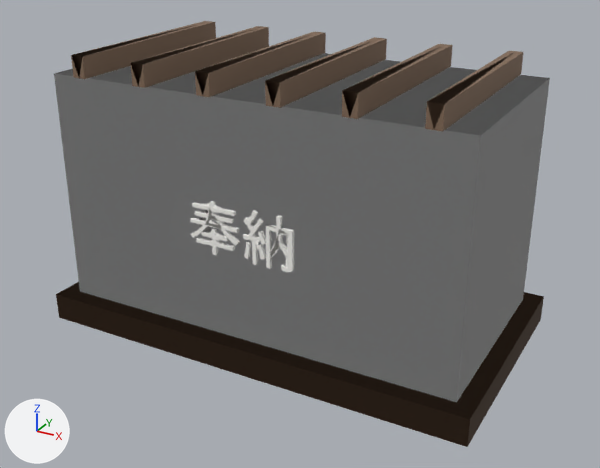
The glTF model uminagi-assets/glb/saisen_box.glb, before and after one commit.
Before and after are seen from a 50 mm camera at (1.079, -1.958, 1.262) aimed at (0.023, -0.038, 0.303). Arrows for +X, +Y and +Z are at lower left; the lights stay in place. The first picture is the older version. Vertices at exactly the same position are counted once.

The scene before the commit, as lines of its bpy script (objects in view):
```python
me_saisen_box_body = bpy.data.meshes.new('saisen_box_body')
me_saisen_box_body.from_pydata(...)  # 388 vertices, 736 faces; spans x -1.0..1.0, y -0.54..0.54, z -0.62..0.62
# faces by material slot: [12, 84, 640]
me_saisen_box_body.materials.append(mat_wood_dark)  # white #ffffff
me_saisen_box_body.materials.append(mat_wood_frame)  # brown #816955
me_saisen_box_body.materials.append(mat_ink_white)  # white #f9f8f3
me_saisen_box_lod1 = bpy.data.meshes.new('saisen_box_lod1')
me_saisen_box_lod1.from_pydata(...)  # 130 vertices, 218 faces; spans x -1.0..1.0, y -0.54..0.54, z -0.62..0.62
# faces by material slot: [12, 60, 146]
me_saisen_box_lod1.materials.append(mat_wood_dark)  # white #ffffff
me_saisen_box_lod1.materials.append(mat_wood_frame)  # brown #816955
me_saisen_box_lod1.materials.append(mat_ink_white)  # white #f9f8f3
ob_saisen_box_body = bpy.data.objects.new('saisen_box_body', me_saisen_box_body)
ob_saisen_box_body.parent = ob_saisen_box
ob_saisen_box_body.location = (0.0, 0.0, 0.405)
ob_saisen_box_body.scale = (0.65, 0.65, 0.65)
ob_saisen_box_lod1 = bpy.data.objects.new('saisen_box_lod1', me_saisen_box_lod1)
ob_saisen_box_lod1.parent = ob_saisen_box
ob_saisen_box_lod1.location = (0.0, 0.0, 0.405)
ob_saisen_box_lod1.scale = (0.65, 0.65, 0.65)
```
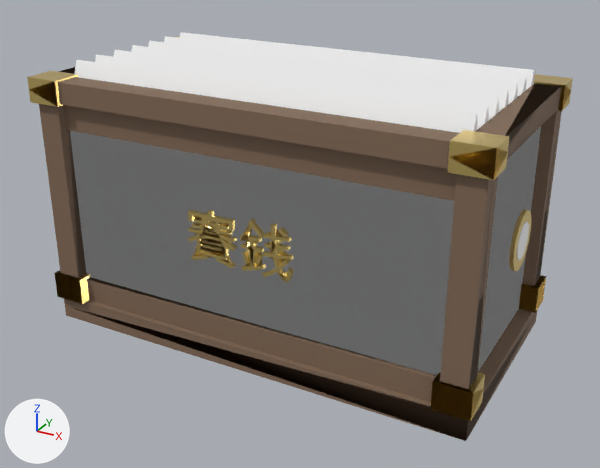
What changed in the scene script:
```text
Change me_saisen_box_body:
    used by ob_saisen_box_body; parent = ob_saisen_box; location = (0.0, 0.0, 0.405); scale = (0.65, 0.65, 0.65)
    remove me_saisen_box_body.from_pydata(...)  # 388 vertices, 736 faces; spans x -1.0..1.0, y -0.54..0.54, z -0.62..0.62
    add me_saisen_box_body.from_pydata(...)  # 758 vertices, 1408 faces; spans x -0.65..0.65, y -0.35..0.35, z 0.0..0.78
    me_saisen_box_body part 1: a new loose piece, a box spanning x -0.64..0.64, y -0.33..0.33, z 0.0..0.07, in mat_wood_frame (brown #816955)
    me_saisen_box_body part 2: a new loose piece, a box spanning x -0.635..-0.565, y -0.335..-0.265, z 0.07..0.68, in mat_wood_frame (brown #816955)
    me_saisen_box_body part 3: a new loose piece, a box spanning x 0.565..0.635, y -0.335..-0.265, z 0.07..0.68, in mat_wood_frame (brown #816955)
    me_saisen_box_body part 4: a new loose piece, a box spanning x 0.565..0.635, y 0.265..0.335, z 0.07..0.68, in mat_wood_frame (brown #816955)
    me_saisen_box_body part 5: a new loose piece, a box spanning x -0.6..0.6, y -0.315..-0.29, z 0.07..0.14, in mat_wood_frame (brown #816955)
    me_saisen_box_body part 6: a new loose piece, a box spanning x -0.6..0.6, y -0.315..-0.29, z 0.6..0.68, in mat_wood_frame (brown #816955)
    me_saisen_box_body part 7: a new loose piece, a box spanning x -0.6..0.6, y -0.3..0.3, z 0.07..0.68, in mat_wood_dark (white #ffffff)
    me_saisen_box_body part 8: a new loose piece, a 16-sided cylinder along x spanning x 0.635..0.647, y -0.05..0.05, z 0.35..0.45, in mat_wood_dark (white #ffffff)
    me_saisen_box_body part 9: a new loose piece, a box spanning x -0.65..-0.55, y -0.35..-0.26, z 0.675..0.745, in mat_gold (yellow #f9dd89)
    me_saisen_box_body part 10: a new loose piece, a box spanning x -0.65..-0.55, y -0.345..-0.255, z 0.07..0.15, in mat_gold (yellow #f9dd89)
    me_saisen_box_body part 11: a new loose piece, a box spanning x 0.55..0.65, y -0.35..-0.26, z 0.675..0.745, in mat_gold (yellow #f9dd89)
    me_saisen_box_body part 12: a new loose piece, a box spanning x 0.55..0.65, y -0.345..-0.255, z 0.07..0.15, in mat_gold (yellow #f9dd89)
    me_saisen_box_body part 13: a new loose piece, a box spanning x 0.55..0.65, y 0.26..0.35, z 0.675..0.745, in mat_gold (yellow #f9dd89)
    me_saisen_box_body part 14: a new loose piece, a box spanning x 0.55..0.65, y 0.255..0.345, z 0.07..0.15, in mat_gold (yellow #f9dd89)
    me_saisen_box_body part 15: a new loose piece, a 16-sided cylinder along x spanning x 0.635..0.645, y -0.08..0.08, z 0.32..0.48, in mat_gold (yellow #f9dd89)
    me_saisen_box_body part 16: 12 loose pieces with 380 vertices, spanning x -1.0..1.0, y -0.54..0.54, z -0.62..0.62, are deleted
    me_saisen_box_body part 17: 8 vertices removed from x -0.92..0.92, y -0.46..0.46, z -0.62..0.53; 494 vertices added at x -0.64..0.64, y -0.34..0.34, z 0.3..0.78
    other edits to the shape of me_saisen_box_body do not show in these pictures
    remove me_saisen_box_body.materials.append(mat_ink_white)  # white #f9f8f3
    add me_saisen_box_body.materials.append(mat_black)  # dark grey #303035
    add me_saisen_box_body.materials.append(mat_wood)  # white #ffffff
    add me_saisen_box_body.materials.append(mat_gold)  # yellow #f9dd89
Change me_saisen_box_lod1:
    used by ob_saisen_box_lod1; parent = ob_saisen_box; location = (0.0, 0.0, 0.405); scale = (0.65, 0.65, 0.65)
    remove me_saisen_box_lod1.from_pydata(...)  # 130 vertices, 218 faces; spans x -1.0..1.0, y -0.54..0.54, z -0.62..0.62
    add me_saisen_box_lod1.from_pydata(...)  # 265 vertices, 419 faces; spans x -0.65..0.65, y -0.35..0.35, z 0.0..0.78
    me_saisen_box_lod1 part 18: 12 loose pieces with 122 vertices, spanning x -1.0..1.0, y -0.54..0.54, z -0.62..0.62, are deleted
    me_saisen_box_lod1 part 19: 8 vertices removed from x -0.92..0.92, y -0.46..0.46, z -0.62..0.53; 249 vertices added at x -0.65..0.65, y -0.35..0.35, z 0.0..0.78
    other edits to the shape of me_saisen_box_lod1 do not show in these pictures
    remove me_saisen_box_lod1.materials.append(mat_ink_white)  # white #f9f8f3
    add me_saisen_box_lod1.materials.append(mat_black)  # dark grey #303035
    add me_saisen_box_lod1.materials.append(mat_wood)  # white #ffffff
    add me_saisen_box_lod1.materials.append(mat_gold)  # yellow #f9dd89
Change ob_saisen_box_body:
    ob_saisen_box_body.scale: (0.65, 0.65, 0.65) -> (1.0, 1.0, 1.0)
    ob_saisen_box_body.location: (0.0, 0.0, 0.405) -> (0.0, 0.0, 0.0)
Change ob_saisen_box_lod1:
    ob_saisen_box_lod1.scale: (0.65, 0.65, 0.65) -> (1.0, 1.0, 1.0)
    ob_saisen_box_lod1.location: (0.0, 0.0, 0.405) -> (0.0, 0.0, 0.0)
```

Changed parts and their boxes [x1, y1, x2, y2] in the pictures (600 x 468 px):
'saisen_box_body', reshaped, moved, rescaled (10% wider)
    before: [54, 21, 550, 447]
    after: [27, 32, 573, 440]
'saisen_box_lod1', reshaped, moved, rescaled (6% wider)
    before: [71, 55, 550, 402]
    after: [57, 84, 565, 441]
part 1 of me_saisen_box_body, added
    after: [64, 299, 537, 440]
part 2 of me_saisen_box_body, added (brown)
    after: [39, 104, 86, 278]
part 3 of me_saisen_box_body, added (brown)
    after: [440, 174, 498, 389]
part 4 of me_saisen_box_body, added (brown)
    after: [522, 111, 562, 286]
part 5 of me_saisen_box_body, added (brown)
    after: [87, 277, 437, 402]
part 6 of me_saisen_box_body, added (brown)
    after: [63, 105, 456, 201]
part 7 of me_saisen_box_body, added
    after: [70, 127, 541, 375]
part 8 of me_saisen_box_body, added
    after: [517, 222, 529, 260]
part 9 of me_saisen_box_body, added (yellow)
    after: [27, 71, 78, 107]
part 10 of me_saisen_box_body, added
    after: [54, 270, 90, 304]
part 11 of me_saisen_box_body, added (yellow)
    after: [447, 130, 509, 180]
part 12 of me_saisen_box_body, added
    after: [430, 372, 485, 422]
part 13 of me_saisen_box_body, added (yellow)
    after: [534, 74, 573, 111]
part 14 of me_saisen_box_body, added
    after: [519, 275, 546, 313]
part 15 of me_saisen_box_body, added (yellow)
    after: [509, 209, 531, 272]
part 16 of me_saisen_box_body, deleted
    before: [56, 21, 544, 447]
part 17 of me_saisen_box_body, built on
    before: [54, 53, 550, 401]
    after: [58, 32, 561, 283]
part 18 of me_saisen_box_lod1, deleted
    before: [71, 55, 358, 268]
part 19 of me_saisen_box_lod1, built on
    before: [244, 76, 550, 402]
    after: [57, 84, 565, 441]
